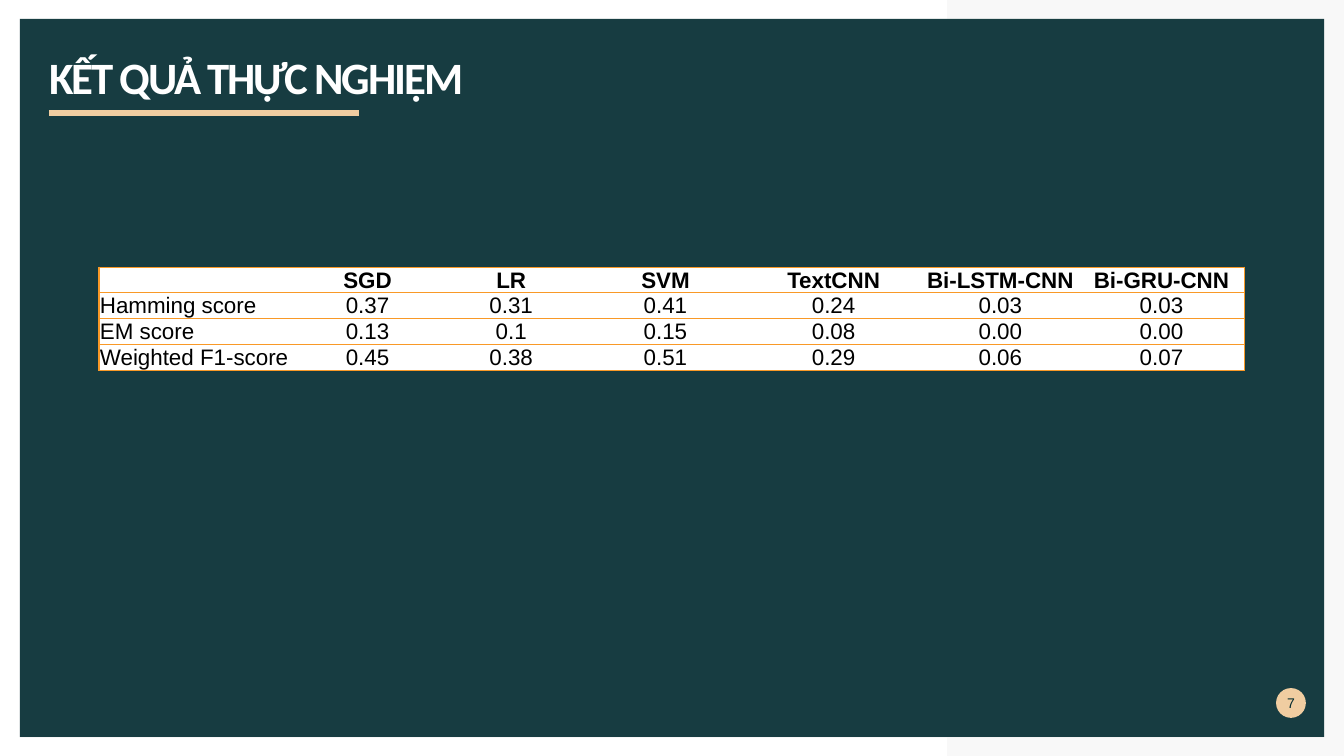
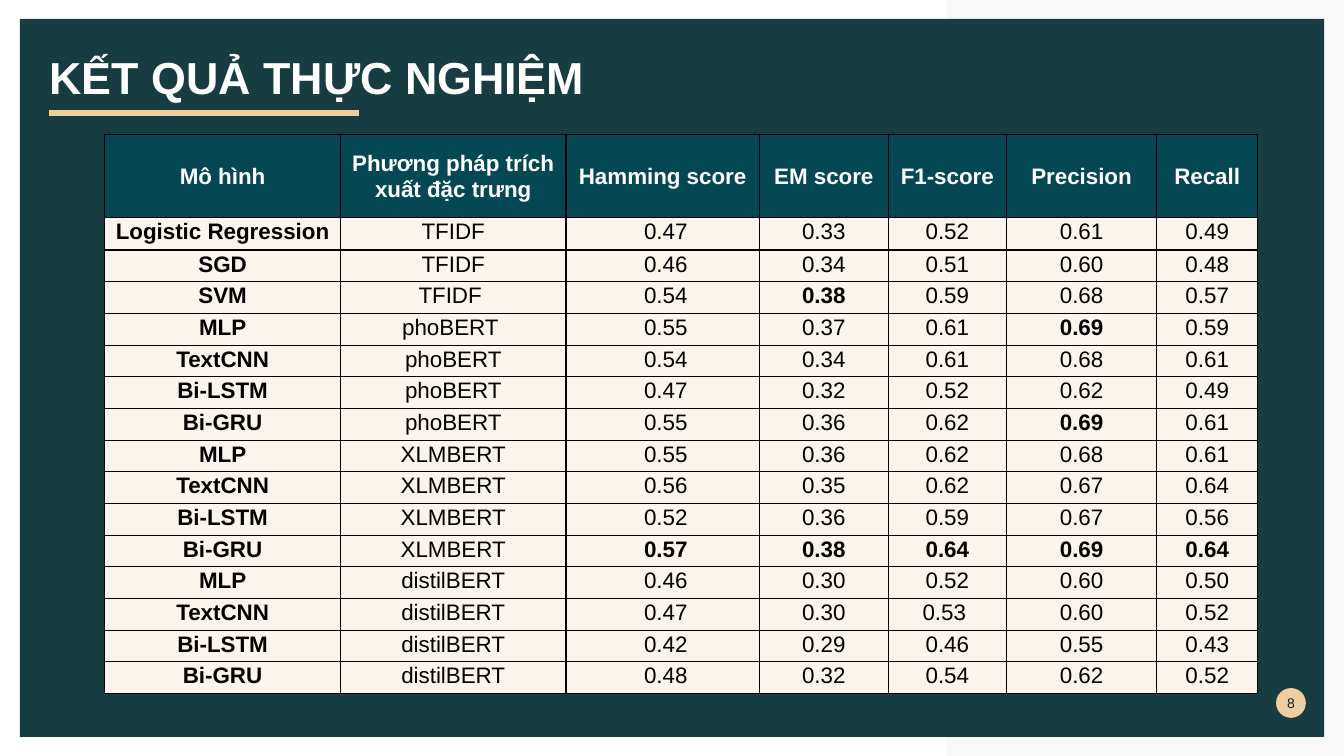
Before and after one commit to 43xquocnguyen/multilabel-job-description-classification, a slide deck: slide 8 of reports/slide.pptx (slide 7 before the commit). Drawn at 1344x756 pixels with LibreOffice and Linux fonts; fonts in the diff are those of the drawing. Boxes give left, top, right and bottom in pixels: in the first picture for what was removed or moved away, otherwise in the second. Text is boxed around its words. In the diff, an @@ line names an element or a change of style, - is before the commit and + after.

```diff
--- a/reports/slide.pptx
+++ b/reports/slide.pptx
@@ title "KẾT QUẢ THỰC NGHIỆM" at (49, 59, 584, 103): font Calibri to Arial, letter spacing -1.5 to 0 pt @@
@@ table added at (105, 134, 1258, 703), 16 rows, 7 columns @@
+Mô hình | Phương pháp trích xuất đặc trưng | Hamming score | EM score | F1-score | Precision | Recall
+Logistic Regression | TFIDF | 0.47 | 0.33 | 0.52 | 0.61 | 0.49
+SGD | TFIDF | 0.46 | 0.34 | 0.51 | 0.60 | 0.48
+SVM | TFIDF | 0.54 | 0.38 | 0.59 | 0.68 | 0.57
+MLP | phoBERT | 0.55 | 0.37 | 0.61 | 0.69 | 0.59
+TextCNN | phoBERT | 0.54 | 0.34 | 0.61 | 0.68 | 0.61
+Bi-LSTM | phoBERT | 0.47 | 0.32 | 0.52 | 0.62 | 0.49
+Bi-GRU | phoBERT | 0.55 | 0.36 | 0.62 | 0.69 | 0.61
+MLP | XLMBERT | 0.55 | 0.36 | 0.62 | 0.68 | 0.61
+TextCNN | XLMBERT | 0.56 | 0.35 | 0.62 | 0.67 | 0.64
+Bi-LSTM | XLMBERT | 0.52 | 0.36 | 0.59 | 0.67 | 0.56
+Bi-GRU | XLMBERT | 0.57 | 0.38 | 0.64 | 0.69 | 0.64
+MLP | distilBERT | 0.46 | 0.30 | 0.52 | 0.60 | 0.50
+TextCNN | distilBERT | 0.47 | 0.30 | 0.53 | 0.60 | 0.52
+Bi-LSTM | distilBERT | 0.42 | 0.29 | 0.46 | 0.55 | 0.43
+Bi-GRU | distilBERT | 0.48 | 0.32 | 0.54 | 0.62 | 0.52
@@ table removed at (99, 267, 1244, 378), 4 rows, 7 columns @@
- | SGD | LR | SVM | TextCNN | Bi-LSTM-CNN | Bi-GRU-CNN
-Hamming score | 0.37 | 0.31 | 0.41 | 0.24 | 0.03 | 0.03
-EM score | 0.13 | 0.1 | 0.15 | 0.08 | 0.00 | 0.00
-Weighted F1-score | 0.45 | 0.38 | 0.51 | 0.29 | 0.06 | 0.07
@@ page number at (1287, 698, 1295, 708): text changed @@
-7
+8
```
Also in this commit, not shown: 7 other slides changed, 2 slides added, 2 slides removed, 7 other files.
